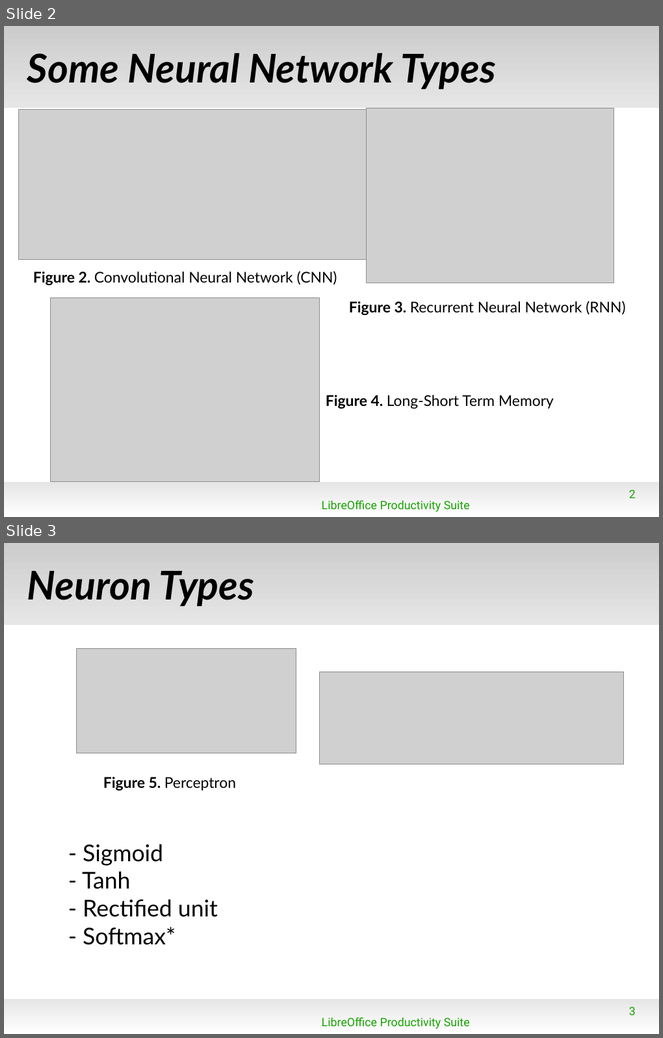
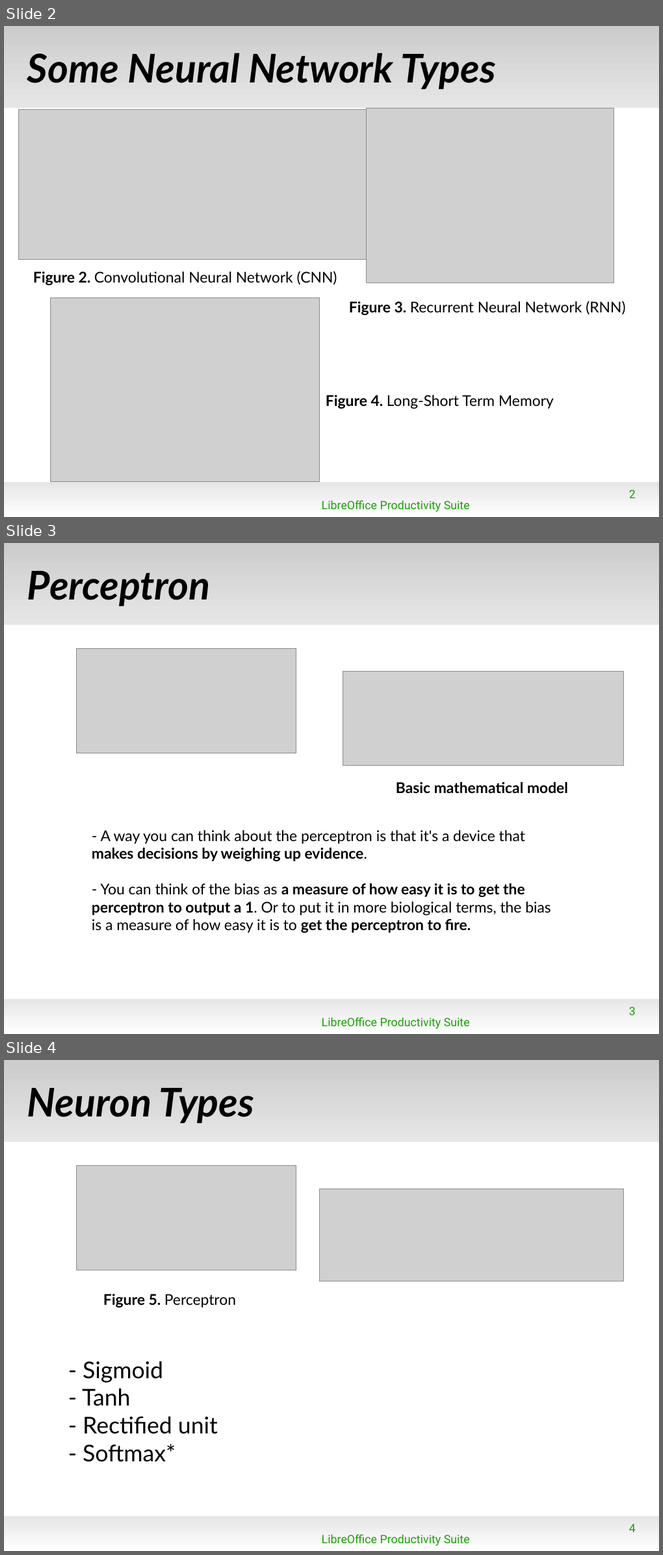
Before and after one commit to azmiozgen/advanced_physics_lab, a slide deck: summaries/neural_networks_present.odp. Shown one above the other, each under a label of ours: slides 2 and 3 before the commit, slides 2, 3 and 4 after it. The pictures are 663x1038 and 663x1555 pixels, drawn with LibreOffice and Linux fonts; fonts in the diff are those of the drawing; grey boxes stand for pictures; background and template pictures are left out. Boxes give left, top, right and bottom in pixels: in the first picture for what was removed or moved away, otherwise in the second. Text is boxed around its words. In the diff, an @@ line names an element or a change of style, - is before the commit and + after.

```diff
--- a/summaries/neural_networks_present.odp
+++ b/summaries/neural_networks_present.odp
@@ slide 3 added at box(4, 543, 659, 1034), background #FFFFFF; not listed: 2 template elements that a slide beside it also shows @@
@@ title added at box(27, 571, 211, 606), 48 pt, text #000000, bold, italic @@
+Perceptron
@@ picture added at box(77, 648, 296, 754) @@
@@ picture added at box(343, 672, 624, 765) @@
@@ text added at box(396, 782, 568, 793), 18 pt, text #000000, bold @@
+Basic mathematical model
@@ text added at box(92, 830, 551, 933), 18 pt, text #000000 @@
+- A way you can think about the perceptron is that it's a device that makes decisions by weighing up evidence.
+- You can think of the bias as a measure of how easy it is to get the perceptron to output a 1. Or to put it in more biological terms, the bias is a measure of how easy it is to get the perceptron to fire.
@@ page number added at box(629, 1007, 636, 1016), 14 pt, text #18A303 @@
+3
@@ text added at box(322, 1017, 470, 1029), 14 pt, text #18A303 @@
+LibreOffice Productivity Suite
@@ what was slide 3 is now slide 4 @@
@@ page number at box(629, 1524, 636, 1533): text changed @@
-3
+4
```
Also in this commit, not shown: 5 other files.
